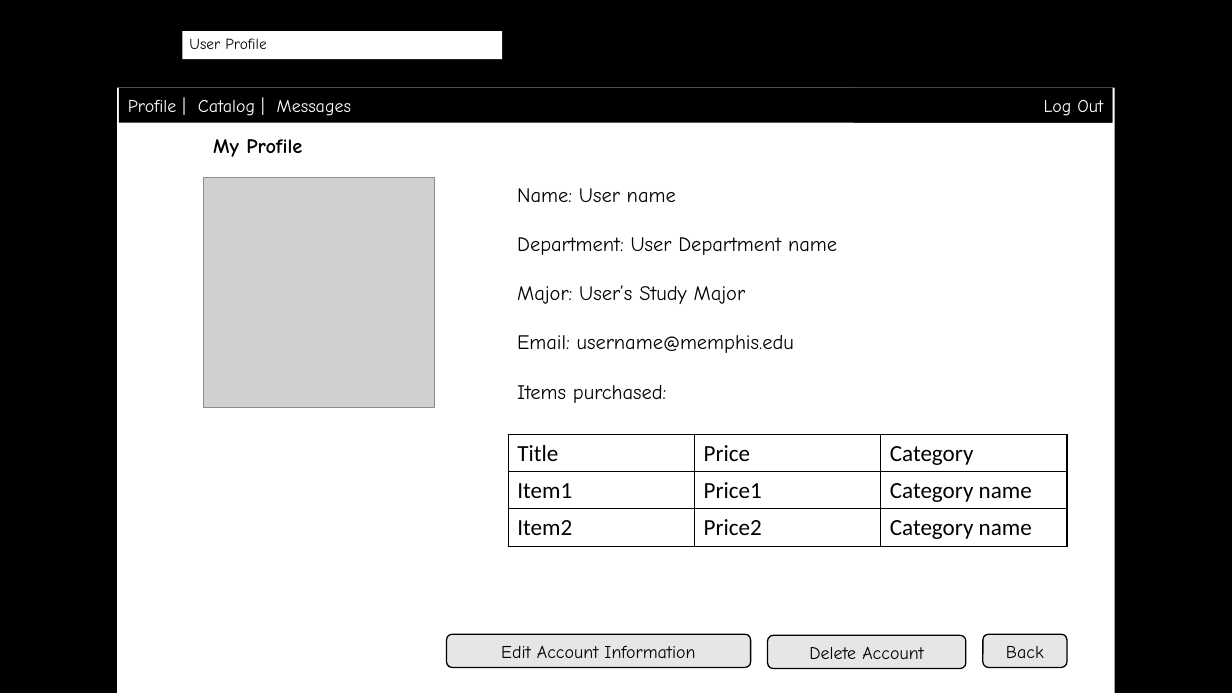
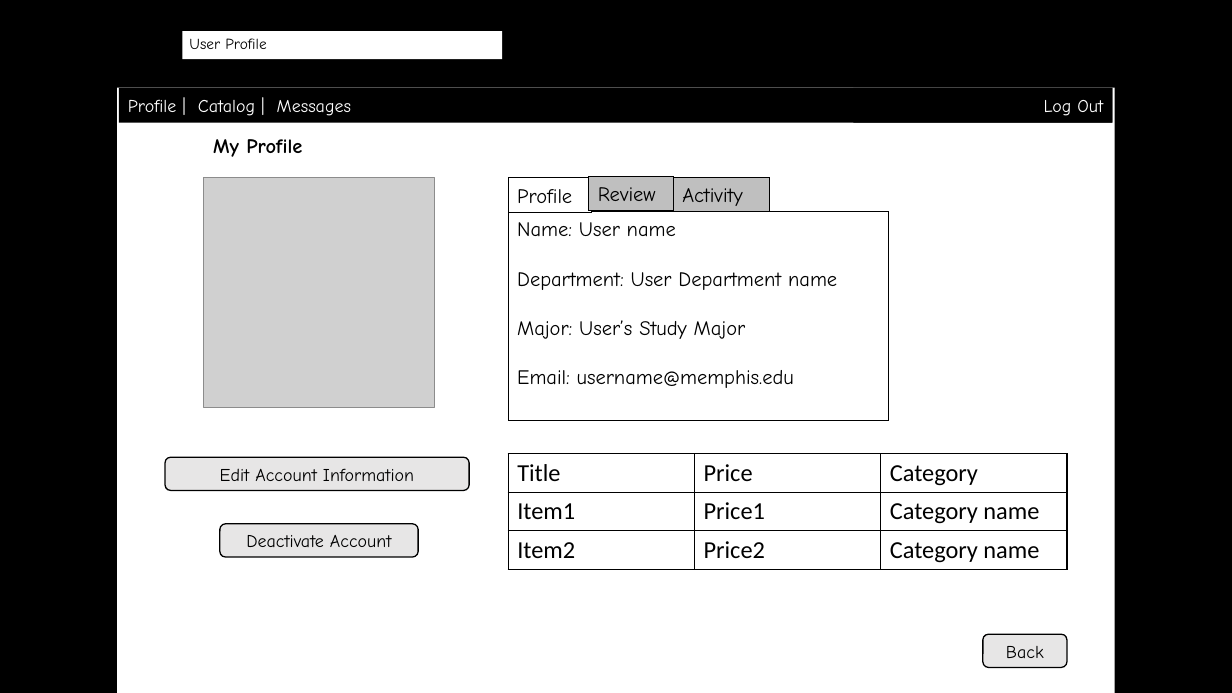
Before and after one commit to byllynho/SellBackMart, a slide deck: slide 8 of docs/wireframes/wireframes.pptx (slide 9 before the commit). Drawn at 1232x693 pixels with LibreOffice and Linux fonts; fonts in the diff are those of the drawing; grey boxes stand for pictures; background and template pictures are left out. Boxes give left, top, right and bottom in pixels: in the first picture for what was removed or moved away, otherwise in the second. Text is boxed around its words. In the diff, an @@ line names an element or a change of style, - is before the commit and + after.

```diff
--- a/docs/wireframes/wireframes.pptx
+++ b/docs/wireframes/wireframes.pptx
@@ rectangle added at bbox=[508, 178, 592, 213], fill #FFFFFF, outline #000000 0.75 pt, 16 pt, text #000000 @@
+Profile
@@ rectangle added at bbox=[589, 177, 673, 211], fill #BFBFBF, outline #000000 0.75 pt, 16 pt, text #000000 @@
+Review
@@ rectangle added at bbox=[674, 177, 771, 212], fill #BFBFBF, outline #000000 0.75 pt, 16 pt, text #000000 @@
+Activity
@@ rectangle "Name: User name": place and size @@
-rectangle "Name: User name" at bbox=[517, 188, 837, 403]
+rectangle "Name: User name" at bbox=[508, 212, 889, 421]
@@ rectangle "Name: User name" at bbox=[508, 212, 889, 421]: outline none to #000000 0.75 pt @@
@@ text in rectangle at bbox=[517, 385, 666, 403]: paragraph removed @@
-Items purchased:
@@ rounded rectangle "Edit Account Information": place and size @@
-rounded rectangle "Edit Account Information" at bbox=[446, 634, 750, 667]
+rounded rectangle "Edit Account Information" at bbox=[165, 457, 470, 491]
@@ table at bbox=[508, 454, 1068, 569] @@
@@ size 18 to 19 pt @@
@@ table: place and size @@
-table at bbox=[508, 434, 1068, 546]
+table at bbox=[508, 454, 1068, 569]
@@ rounded rectangle "Deactivate Account": place and size @@
-rounded rectangle "Deactivate Account" at bbox=[768, 636, 967, 669]
+rounded rectangle "Deactivate Account" at bbox=[220, 524, 419, 557]
@@ text in rounded rectangle at bbox=[246, 535, 392, 547]: text changed @@
-Delete Account
+Deactivate Account
```
Also in this commit, not shown: 1 other slide changed, 3 slides added, 1 slide removed.
